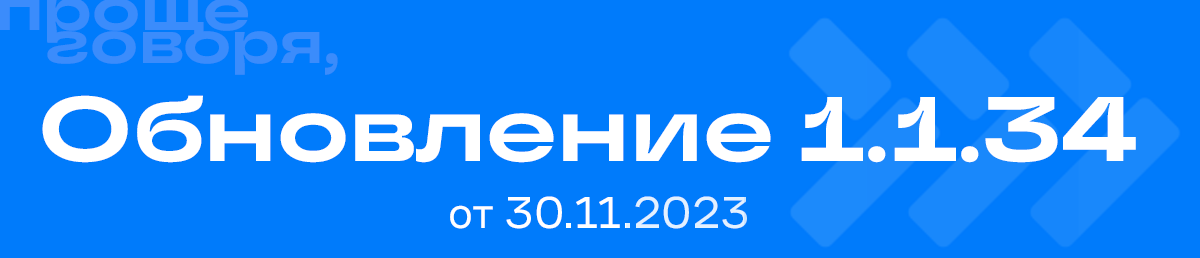
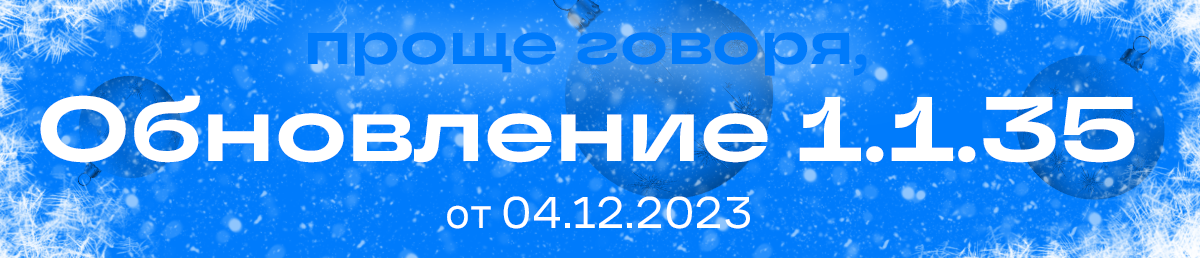
Two versions of the same layered image (1200 x 258). Layer-by-layer changes:
added layer "проще говоря," (1st of 2) above "проще говоря," over [308, 32, 867, 76]
hid "проще говоря," (2nd of 2) over [0, 0, 338, 75]
renamed "Обновление 1.1.34" to "Обновление 1.1.35", painted on it over [40, 95, 1136, 163]
hid "Слой 5" over [626, 0, 1200, 258]
renamed "от 30.11.2023" to "от 04.12.2023", painted on it over [447, 196, 750, 229]
added layer "Лёд" above "Снег" over [0, 0, 1200, 258]
added layer "Снег" (56%) above "Игрушка" over [0, 0, 1200, 258]
added layer "Игрушка" (1st of 3) (multiply) above "Игрушка" over [77, 75, 182, 187]
added layer "Игрушка" (2nd of 3) (multiply) above "Игрушка" over [552, 0, 774, 200]
added layer "Игрушка" (3rd of 3) (multiply) above "Фон" over [1015, 35, 1166, 201]
